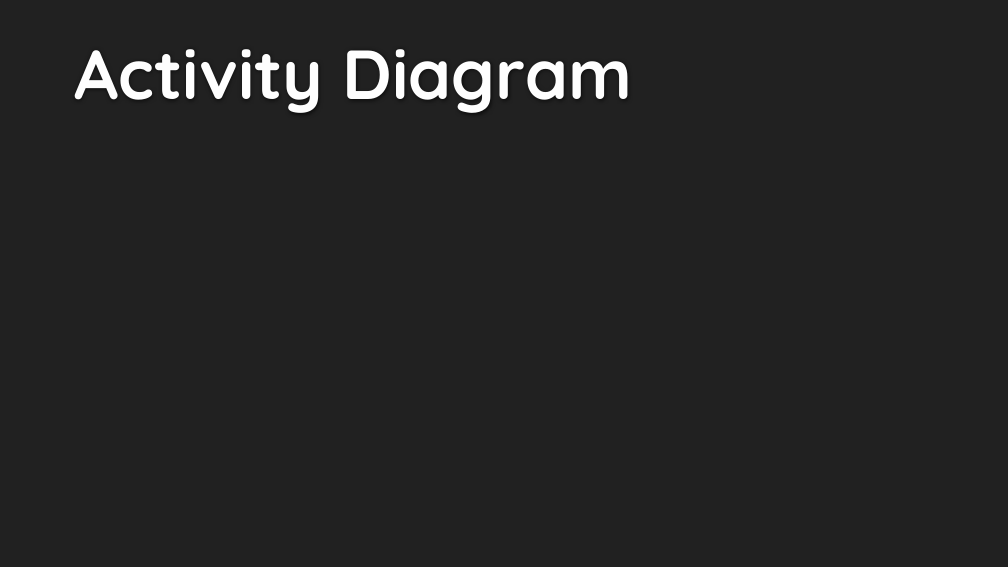
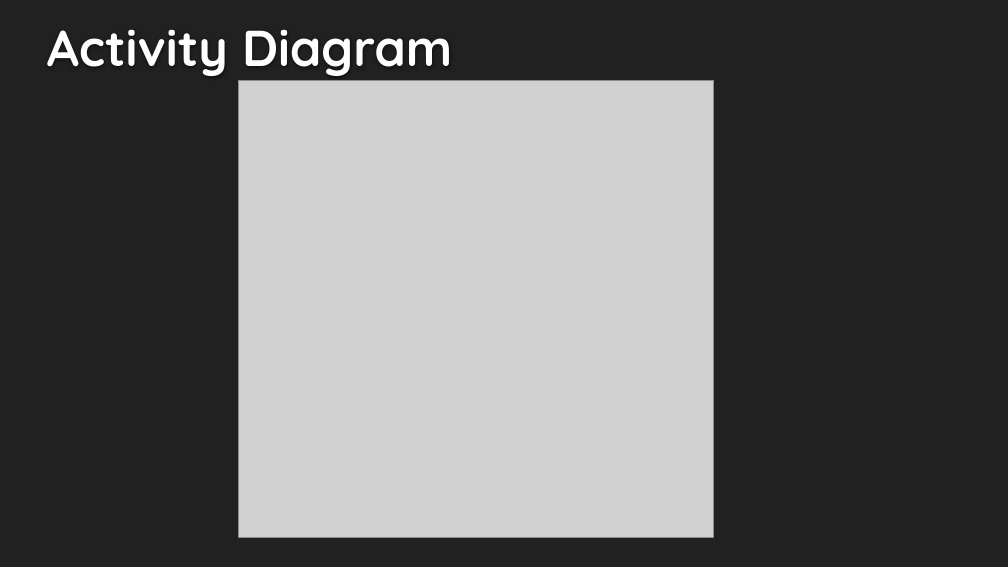
Before and after one commit to seans888/Thomas-n-Friends, a slide deck: slide 7 of Midterm-PPT.pptx. Drawn at 1008x567 pixels with LibreOffice and Linux fonts; fonts in the diff are those of the drawing; grey boxes stand for pictures; background and template pictures are left out. Boxes give left, top, right and bottom in pixels: in the first picture for what was removed or moved away, otherwise in the second. Text is boxed around its words. In the diff, an @@ line names an element or a change of style, - is before the commit and + after.

```diff
--- a/Midterm-PPT.pptx
+++ b/Midterm-PPT.pptx
@@ title "Activity Diagram": place and size @@
-title "Activity Diagram" at [75, 49, 632, 113]
+title "Activity Diagram" at [47, 29, 452, 76]
@@ title "Activity Diagram" at [47, 29, 452, 76]: size 66 to 48 pt @@
@@ picture added at [239, 80, 714, 538] @@
```
Also in this commit, not shown: 7 other slides changed, 4 slides added, 7 other files.
